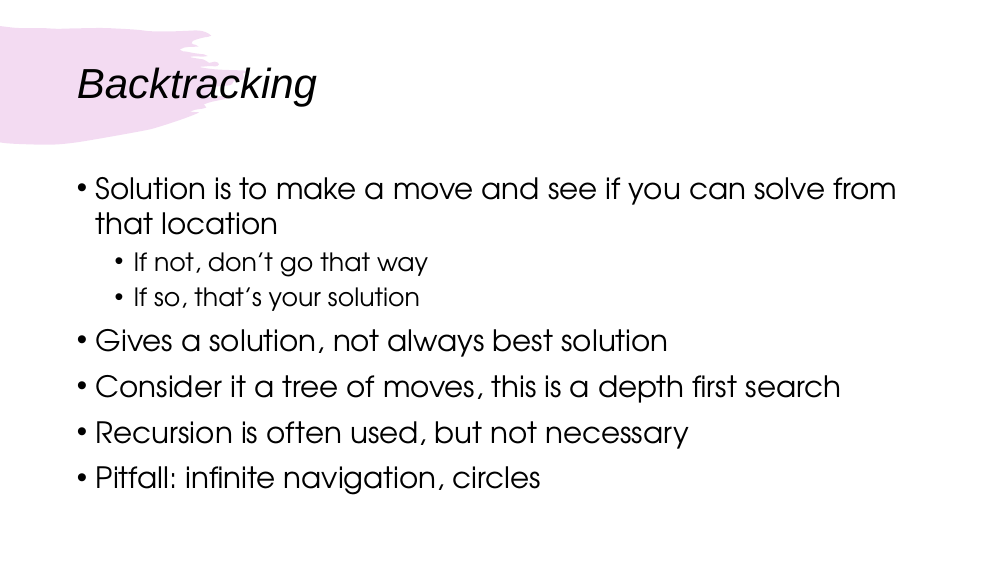
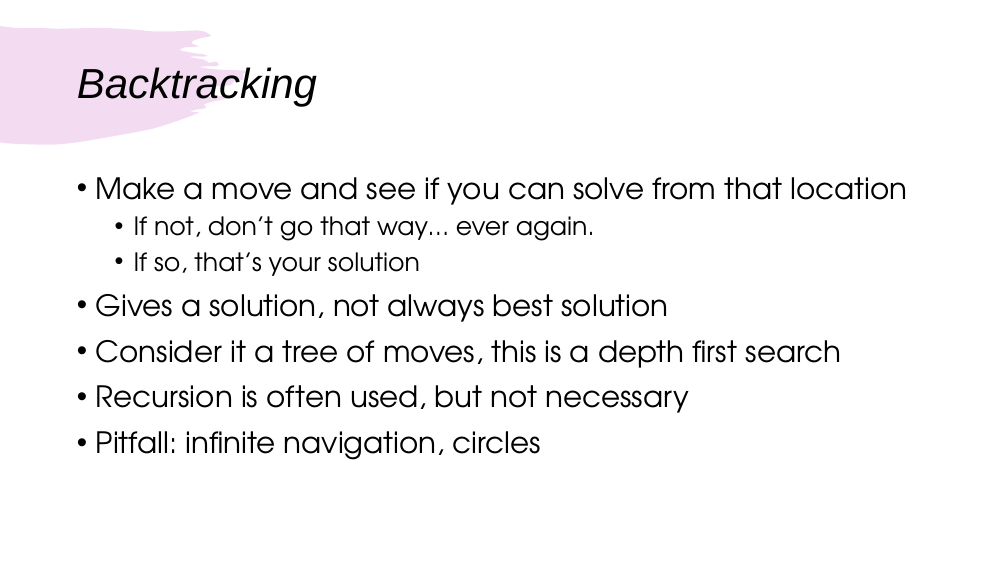
Before and after one commit to areddish/python_grids, a slide deck: slide 24 of Presentation.pptx. Drawn at 1008x567 pixels with LibreOffice and Linux fonts; fonts in the diff are those of the drawing. Boxes give left, top, right and bottom in pixels: in the first picture for what was removed or moved away, otherwise in the second. Text is boxed around its words. In the diff, an @@ line names an element or a change of style, - is before the commit and + after.

```diff
--- a/Presentation.pptx
+++ b/Presentation.pptx
@@ text at [96,177,907,241]: text changed @@
-• Solution is to make a move and see if you can solve from that location
-  • If not, don’t go that way
+• Make a move and see if you can solve from that location
+  • If not, don’t go that way… ever again.
```
Also in this commit, not shown: 2 other slides changed, 1 slide added, 3 other files.
